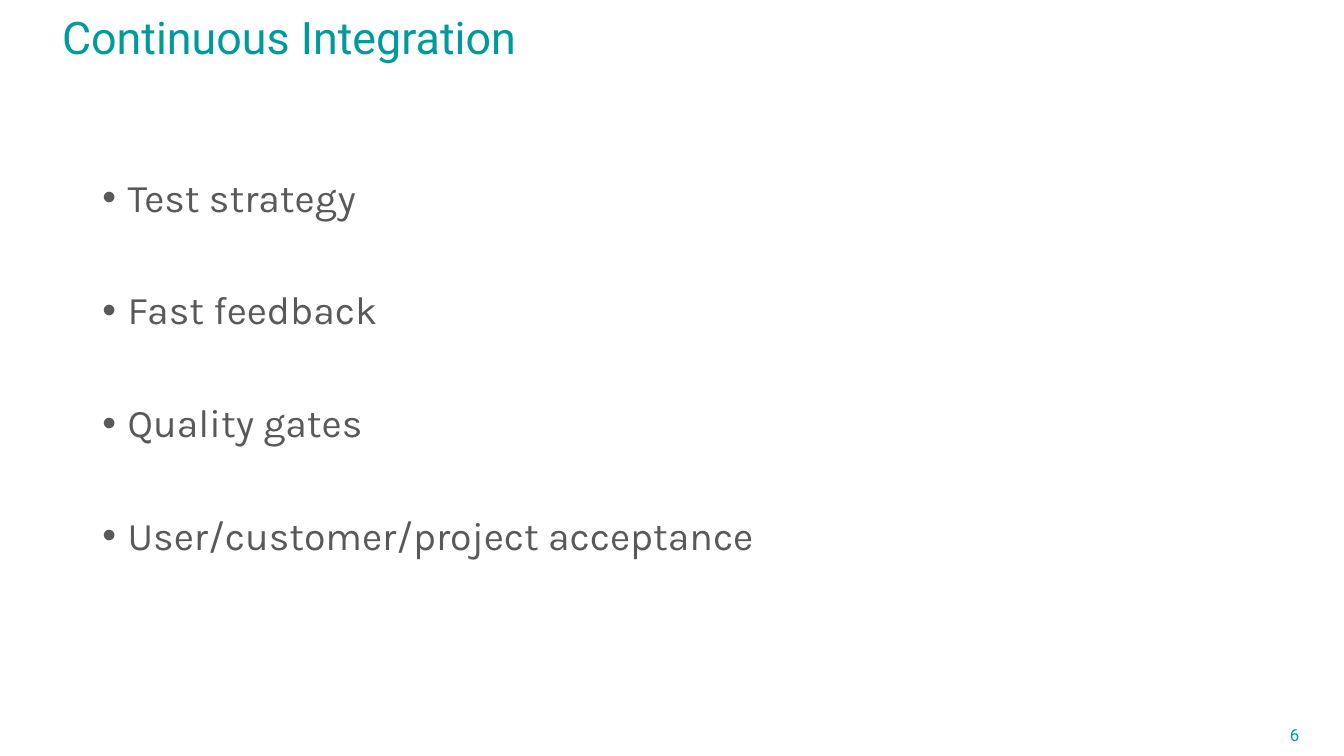
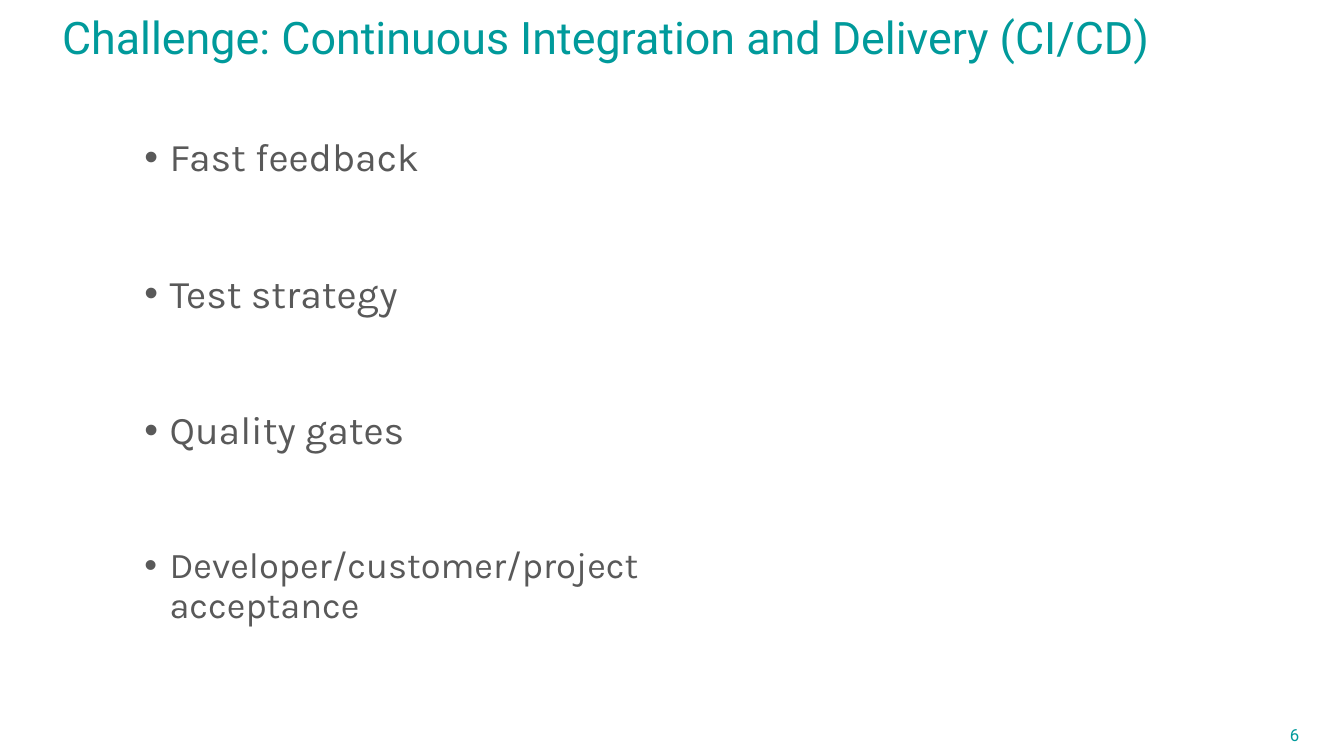
Before and after one commit to avengineers/SPLC2023, a slide deck: slide 6 of Challenges_at_Marquardt.pptx. Drawn at 1344x756 pixels with LibreOffice and Linux fonts; fonts in the diff are those of the drawing; background and template pictures are left out. Boxes give left, top, right and bottom in pixels: in the first picture for what was removed or moved away, otherwise in the second. Text is boxed around its words. In the diff, an @@ line names an element or a change of style, - is before the commit and + after.

```diff
--- a/Challenges_at_Marquardt.pptx
+++ b/Challenges_at_Marquardt.pptx
@@ title at box(62, 18, 1149, 64): text changed @@
-Continuous Integration
+Challenge: Continuous Integration and Delivery (CI/CD)
@@ text added at box(170, 144, 419, 172), 28 pt, text #595959 @@
+• Fast feedback
@@ text removed at box(128, 187, 753, 560) @@
-• Test strategy
-• Fast feedback
-• Quality gates
-• User/customer/project acceptance
@@ text added at box(170, 283, 398, 318), 28 pt, text #595959 @@
+• Test strategy
@@ text added at box(170, 417, 404, 454), 28 pt, text #595959 @@
+• Quality gates
@@ text added at box(170, 551, 639, 627), 25.9 pt, text #595959 @@
+• Developer/customer/project acceptance
```
Also in this commit, not shown: 4 other slides changed, 1 other file.
